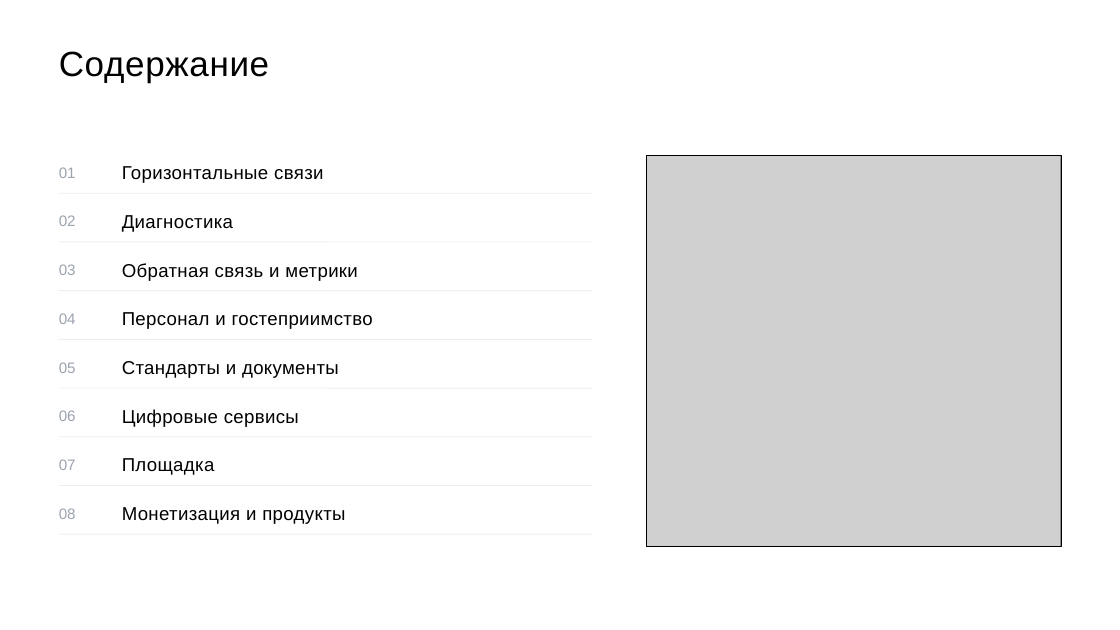
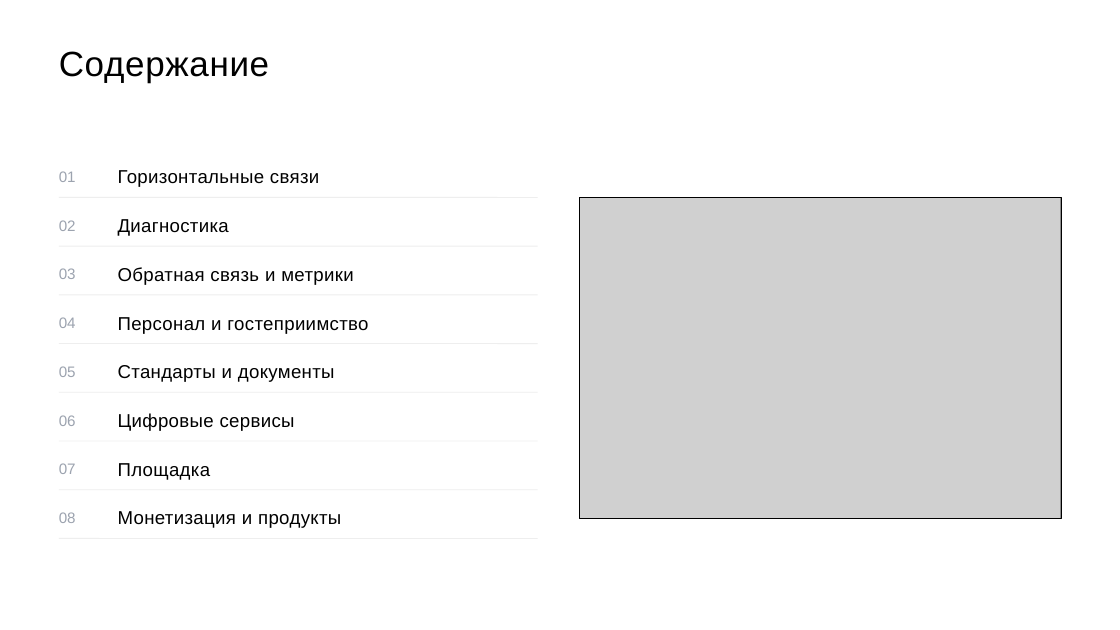
Before and after one commit to skrasin/ges-2, a slide deck: slide 3 of docs/strategy/ges2-service-cx-proposal.pptx. Drawn at 1120x630 pixels with LibreOffice and Linux fonts; fonts in the diff are those of the drawing; grey boxes stand for pictures. Boxes give left, top, right and bottom in pixels: in the first picture for what was removed or moved away, otherwise in the second. Text is boxed around its words. In the diff, an @@ line names an element or a change of style, - is before the commit and + after.

```diff
--- a/docs/strategy/ges2-service-cx-proposal.pptx
+++ b/docs/strategy/ges2-service-cx-proposal.pptx
@@ text "Горизонтальные связи": place and size @@
-text "Горизонтальные связи" at [122,166,323,183]
+text "Горизонтальные связи" at [118,170,319,187]
@@ line moved from (59, 193) - (592, 193) to (59, 197) - (538, 197) @@
@@ text "Диагностика": place and size @@
-text "Диагностика" at [122,215,233,232]
+text "Диагностика" at [118,219,229,236]
@@ rectangle: place and size @@
-rectangle at [647,155,1061,546]
+rectangle at [580,197,1061,518]
@@ picture: place and size @@
-picture at [647,155,1061,546]
+picture at [580,197,1061,518]
@@ line moved from (59, 242) - (592, 242) to (59, 246) - (538, 246) @@
@@ text "Обратная связь и метрики": place and size @@
-text "Обратная связь и метрики" at [122,263,357,281]
+text "Обратная связь и метрики" at [118,267,353,285]
@@ line moved from (59, 291) - (592, 291) to (59, 295) - (538, 295) @@
@@ text "Персонал и гостеприимство": place and size @@
-text "Персонал и гостеприимство" at [122,312,373,329]
+text "Персонал и гостеприимство" at [118,317,368,334]
@@ line moved from (59, 339) - (592, 339) to (59, 344) - (538, 344) @@
@@ text "Стандарты и документы": place and size @@
-text "Стандарты и документы" at [122,361,339,378]
+text "Стандарты и документы" at [118,365,335,382]
@@ line moved from (59, 388) - (592, 388) to (59, 392) - (538, 392) @@
@@ text "Цифровые сервисы": place and size @@
-text "Цифровые сервисы" at [122,409,299,427]
+text "Цифровые сервисы" at [118,413,295,431]
@@ line moved from (59, 437) - (592, 437) to (59, 441) - (538, 441) @@
@@ text "Площадка": place and size @@
-text "Площадка" at [122,458,215,475]
+text "Площадка" at [118,463,211,480]
@@ 8 texts: place and size @@
-8 texts at [59,167,76,519]
+8 texts at [59,171,76,523]
@@ line moved from (59, 486) - (592, 486) to (59, 490) - (538, 490) @@
@@ text "Монетизация и продукты": place and size @@
-text "Монетизация и продукты" at [122,507,345,524]
+text "Монетизация и продукты" at [118,511,341,528]
@@ line moved from (59, 534) - (592, 534) to (59, 539) - (538, 539) @@
```
Also in this commit, not shown: 9 other slides changed, 1 slide removed, 8 other files.
